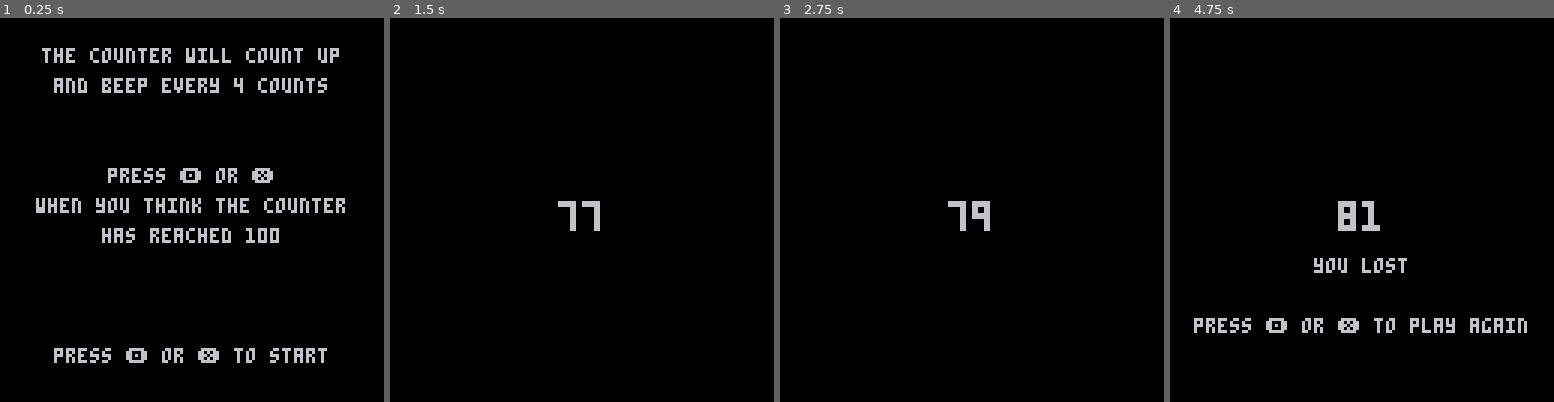
Above: before the commit, frames 1-4 (left to right).
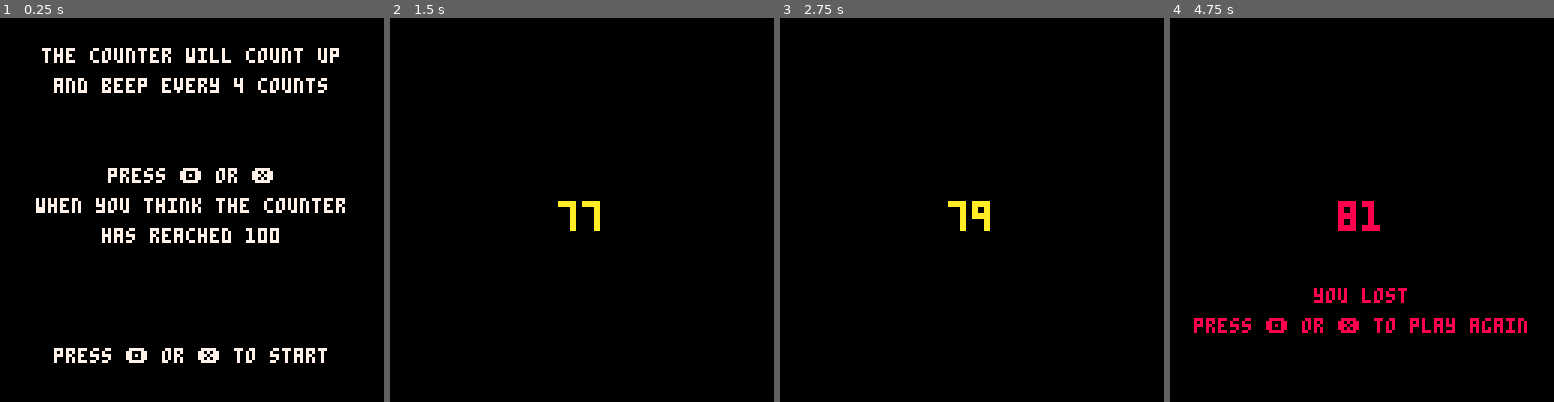
Above: after the commit, the same moments.

Repository: pelicularities/pico-8-metronome-game
Game: PICO-8 cartridge metronome.p8
The game is run twice, just before and just after one commit, with the same random seed, the same clock (stepped at 60 frames per second) and the same inputs.
Inputs:
- Up to frame 1 (0.25 s): no input
- Up to frame 2 (1.5 s): tap X (X key) at 0.33, 1.07 s; tap O (Z key) at 0.7 s
- Up to frame 3 (2.75 s): tap O (Z key) at 1.7, 2.1, 2.5 s; tap X (X key) at 1.85 s
- Up to frame 4 (4.75 s): tap O (Z key) every 0.4 s from 2.9 to 4.5 s; tap X (X key) at 2.97, 4.08 s

The runs differ from the first frame. In frame 1, 6.3% of the frame differs, in the area x 9-90%, y 7-90%; in frame 2, 0.3%; in frame 3, 0.4%; in frame 4, 2.7%.

Commit message:
Add color to text

Diff:
--- a/metronome.p8
+++ b/metronome.p8
@@ -35,6 +35,12 @@
 
   -- possible states: "unknown", "won", "lost"
   player_state = 'unknown'
+
+  WHITE = 7
+  RED = 8
+  ORANGE = 9
+  YELLOW = 10
+  GREEN = 11
 
   reset_game()
 end
@@ -84,19 +90,20 @@
   end
 end
 
-function print_number_centered(number)
+function print_number_centered(number, color)
   if number < 100 then
     print_position_x = 56
   else
     print_position_x = 52
   end
-  print("\^t\^w" .. number, print_position_x, 61)
+  print("\^t\^w" .. number, print_position_x, 61, color)
 end
 
 function _draw()
   cls()
   if game_state == 'intro' then
     -- print instructions
+    color(WHITE)
     print("the counter will count up", 14, 10)
     print("and beep every 4 counts", 18, 20)
     print("press 🅾️ or ❎\n", 36, 50)
@@ -105,15 +112,21 @@
     print("press 🅾️ or ❎ to start", 18, 110)
   elseif game_state == 'running' then
     if show_beats then
-      print_number_centered(beats)
+      if beats % 4 == 0 then
+        color = ORANGE
+      else
+        color = YELLOW
+      end
+      print_number_centered(beats, color)
     end
   elseif game_state == 'over' then
     -- print lost or won
-    print_number_centered(beats)
     if player_state == 'won' then
-      print("you won", 50, 80)
+      print_number_centered(beats, GREEN)
+      print("you won", 50, 90)
     else
-      print("you lost", 48, 80)
+      print_number_centered(beats, RED)
+      print("you lost", 48, 90)
     end
     print("press 🅾️ or ❎ to play again", 8, 100)
   end
